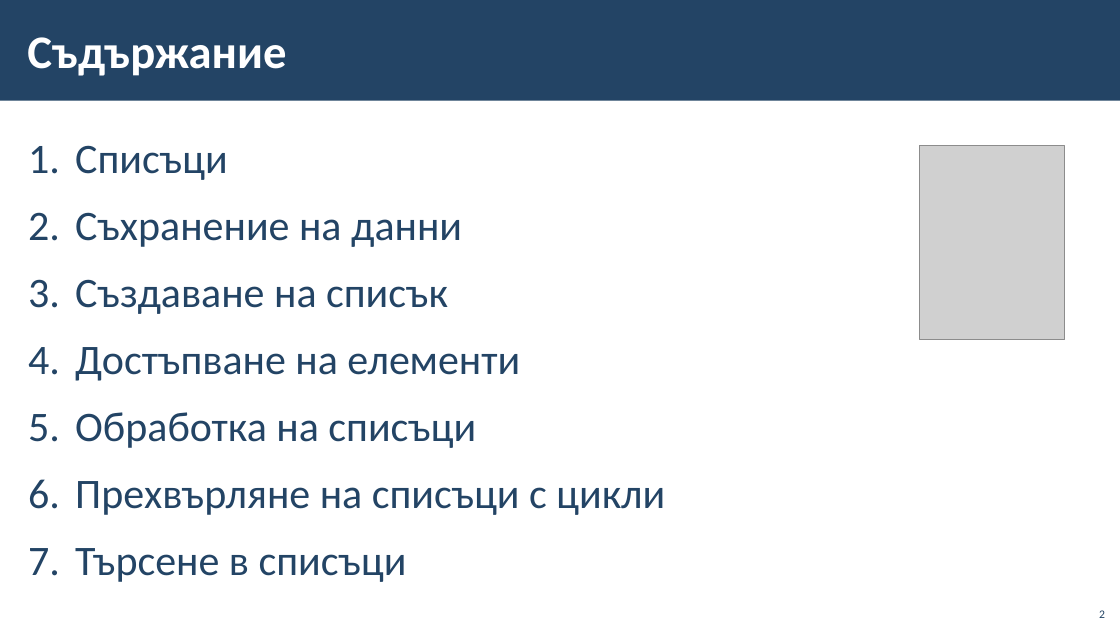
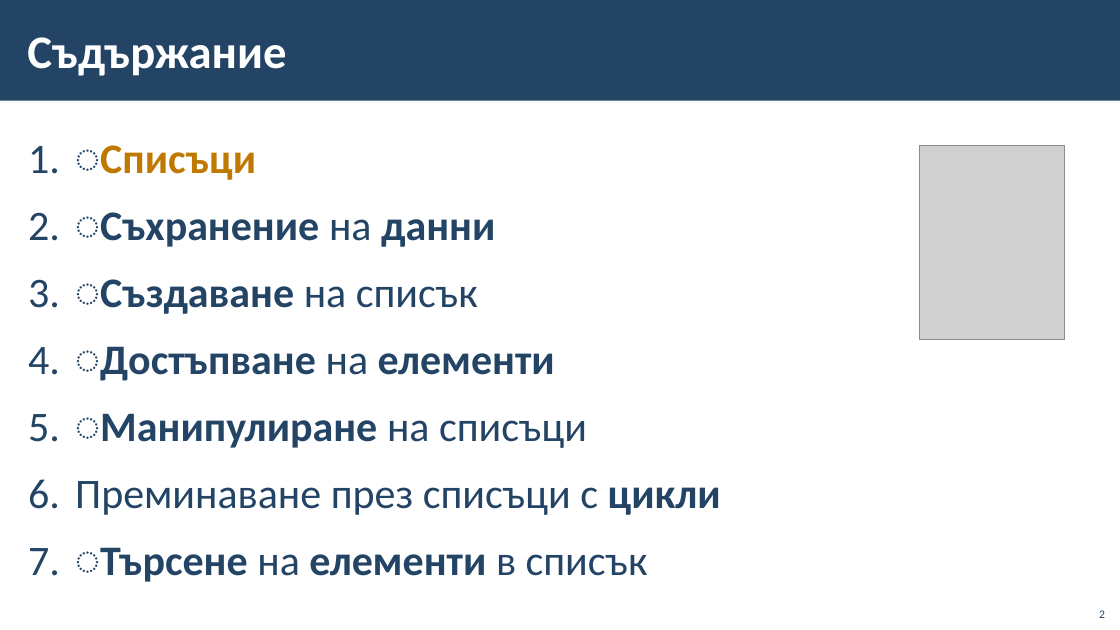
Before and after one commit to BG-IT-Edu/School-Programming, a slide deck: slide 2 of Courses/Computer-Modeling-and-IT/Computer-Modeling-and-IT-6-Class/27-{last-number}-Python/30-Lists/30-Lists.pptx. Drawn at 1120x630 pixels with LibreOffice and Linux fonts; fonts in the diff are those of the drawing; grey boxes stand for pictures; background and template pictures are left out. Boxes give left, top, right and bottom in pixels: in the first picture for what was removed or moved away, otherwise in the second. Text is boxed around its words. In the diff, an @@ line names an element or a change of style, - is before the commit and + after.

```diff
--- a/Courses/Computer-Modeling-and-IT/Computer-Modeling-and-IT-6-Class/27-{last-number}-Python/30-Lists/30-Lists.pptx
+++ b/Courses/Computer-Modeling-and-IT/Computer-Modeling-and-IT-6-Class/27-{last-number}-Python/30-Lists/30-Lists.pptx
@@ text at bbox=[75, 145, 721, 582]: text changed; bold on @@
-1. Списъци
-2. Съхранение на данни
-3. Създаване на списък
-4. Достъпване на елементи
-5. Обработка на списъци
-6. Прехвърляне на списъци с цикли
-7. Търсене в списъци
+1. ͏Списъци
+2. ͏Съхранение на данни
+3. ͏Създаване на списък
+4. ͏Достъпване на елементи
+5. ͏Манипулиране на списъци
+6. Преминаване през списъци с цикли
+7. ͏Търсене на елементи в списък
```
Also in this commit, not shown: 2 other slides changed, 19 slides added.
